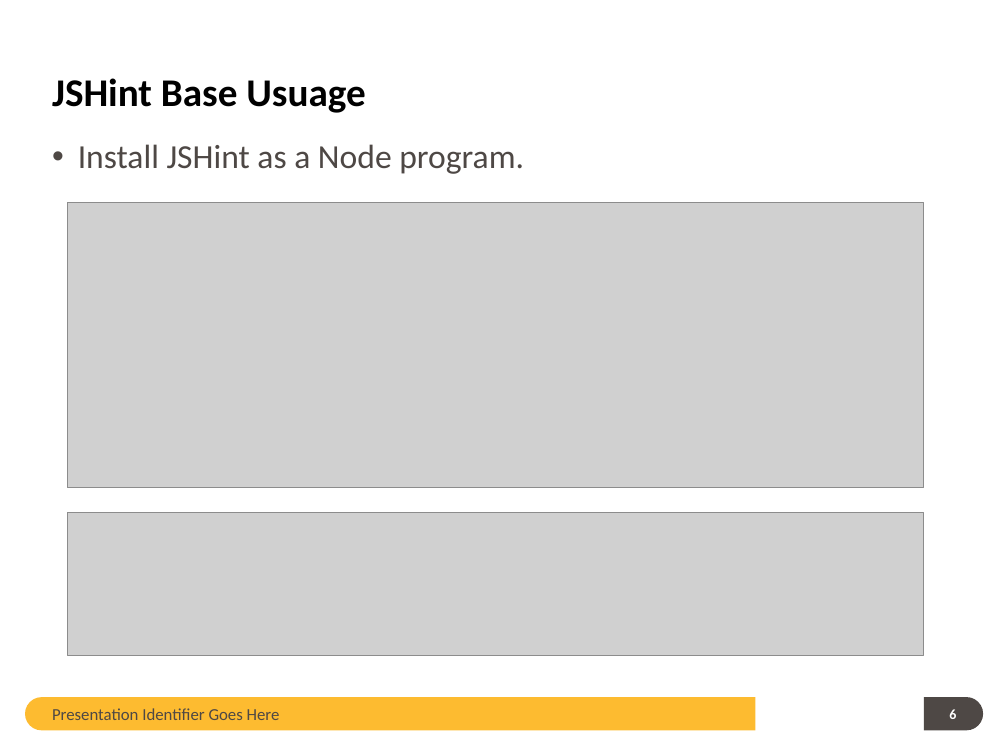
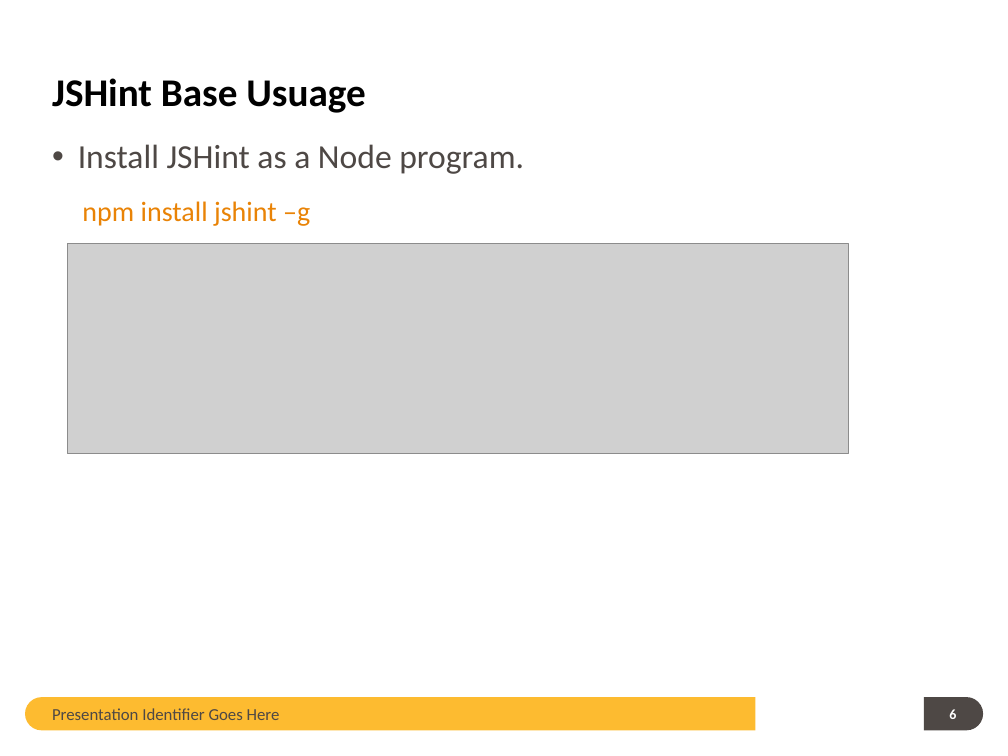
Before and after one commit to guangweiqiao/EIMS, a slide deck: slide 6 of EIMS/doc/JSHint TOI.pptx. Drawn at 1008x756 pixels with LibreOffice and Linux fonts; fonts in the diff are those of the drawing; grey boxes stand for pictures; background and template pictures are left out. Boxes give left, top, right and bottom in pixels: in the first picture for what was removed or moved away, otherwise in the second. Text is boxed around its words. In the diff, an @@ line names an element or a change of style, - is before the commit and + after.

```diff
--- a/EIMS/doc/JSHint TOI.pptx
+++ b/EIMS/doc/JSHint TOI.pptx
@@ text at (x1=82, y1=201, x2=310, y2=226): paragraph added @@
+npm install jshint –g
@@ picture resized from (x1=68, y1=203, x2=924, y2=488) to (x1=68, y1=244, x2=849, y2=454) @@
@@ picture removed at (x1=68, y1=512, x2=924, y2=655) @@
```
Also in this commit, not shown: 13 other slides changed, 1 slide removed.
